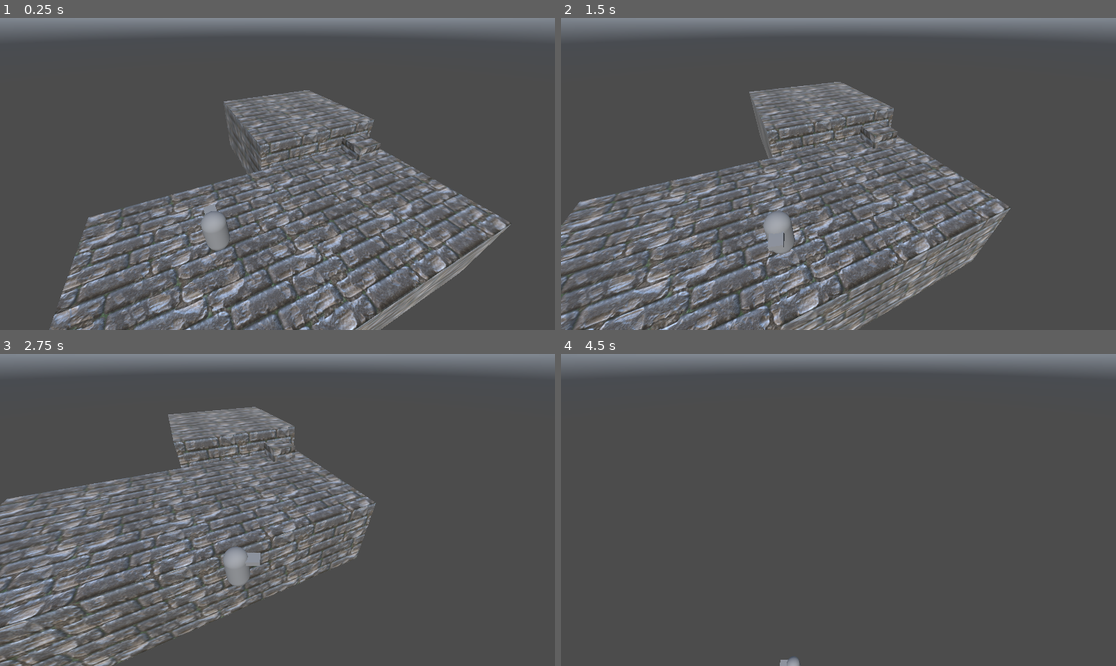
Above: before the commit, frames 1-4 (two rows, left to right).
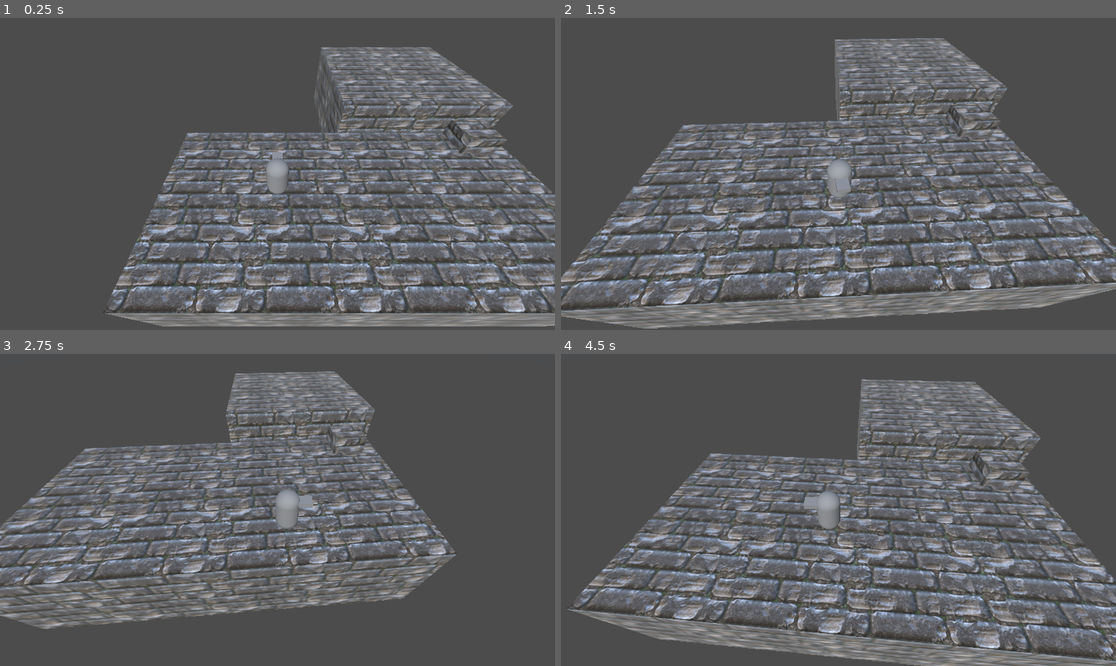
Above: after the commit, the same moments.

Repository: OmegaBaum/Punk_Pirates
Game: Godot game, scene res://Scenes/main.tscn
Two runs of this game, one before a commit and one after it. Both use one fixed random seed, a clock stepped at 60 frames per second and the inputs below. A sky picture missing from this copy of the repository is replaced by a grey-blue gradient.
Inputs:
- Up to frame 1 (0.25 s): no input
- Up to frame 2 (1.5 s): hold D (right) 0.53-1.28 s; tap Space (jump) at 0.77 s; hold S (down) from 1.28 s (still down)
- Up to frame 3 (2.75 s): tap Space (jump) at 1.52 s; release S (down) at 2.03 s; hold D (right) from 2.03 s (still down)
- Up to frame 4 (4.5 s): release D (right) at 2.78 s; hold W (up) 2.78-3.53 s; tap Space (jump) at 3.02, 3.77 s; hold A (left) from 3.53 s (still down)

The runs differ from the first frame. In frame 1, 43% of the frame differs, in the area x 0-100%, y 0-100%; in frame 2, 46%; in frame 3, 36%; in frame 4, 43%.

Commit message:
Mach kamera

Diff:
--- a/legal_simulator_1/Scenes/main.tscn
+++ b/legal_simulator_1/Scenes/main.tscn
@@ -95,6 +95,8 @@
 [node name="Camera3D" type="Camera3D" parent="Camera"]
 transform = Transform3D(0.902585, 0.257886, -0.344724, 0, 0.800731, 0.599023, 0.430511, -0.54067, 0.722728, 0, 6.295, 6)
 
+[node name="SmoothTarget" type="Node3D" parent="Camera"]
+
 [node name="door" type="Node3D" parent="."]
 
 [node name="StaticBody3D" type="StaticBody3D" parent="."]
--- a/legal_simulator_1/scripts/camera.gd
+++ b/legal_simulator_1/scripts/camera.gd
@@ -2,8 +2,10 @@
 
 var target
 const lerpSpeed = 5
+const rotation_lerp_speed = 10
+@onready var camera = $Camera3D
 
-@onready var camera = $Camera3D
+@onready var smooth_target = $SmoothTarget
 
 # Called when the node enters the scene tree for the first time.
 func _ready() -> void:
@@ -14,3 +16,6 @@
 # Called every frame. 'delta' is the elapsed time since the previous frame.
 func _process(delta: float) -> void:
 	position = position.lerp(target.position, delta * lerpSpeed)
+
+	smooth_target.position = lerp(smooth_target.position, target.position, delta * rotation_lerp_speed)
+	camera.look_at(smooth_target.position, Vector3.UP)
Not shown, removed: legal_simulator_1/textures/skyboxes/ouchy_pier.jpg.import
Not shown, changed: legal_simulator_1/textures/skyboxes/ouchy_pier.jpg
